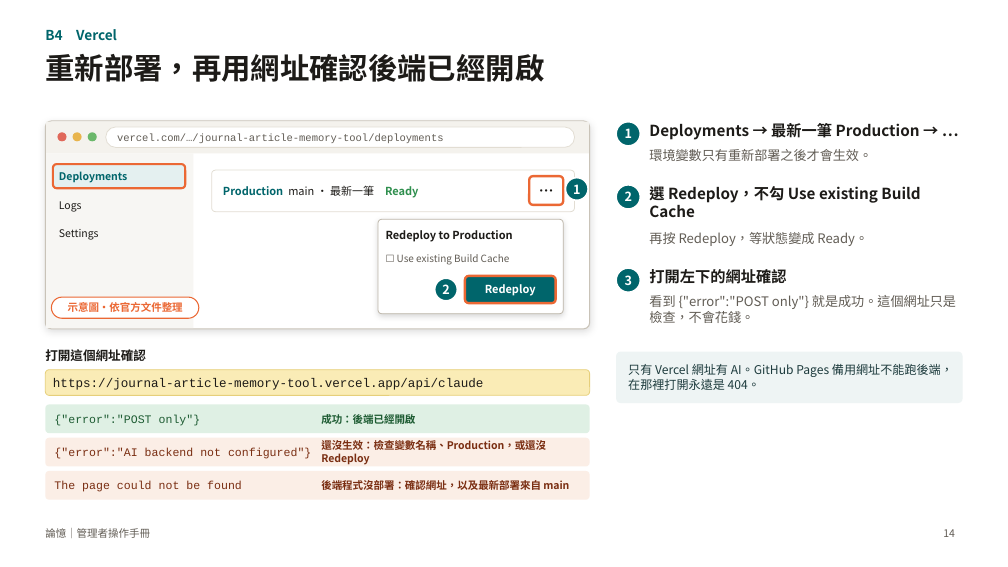
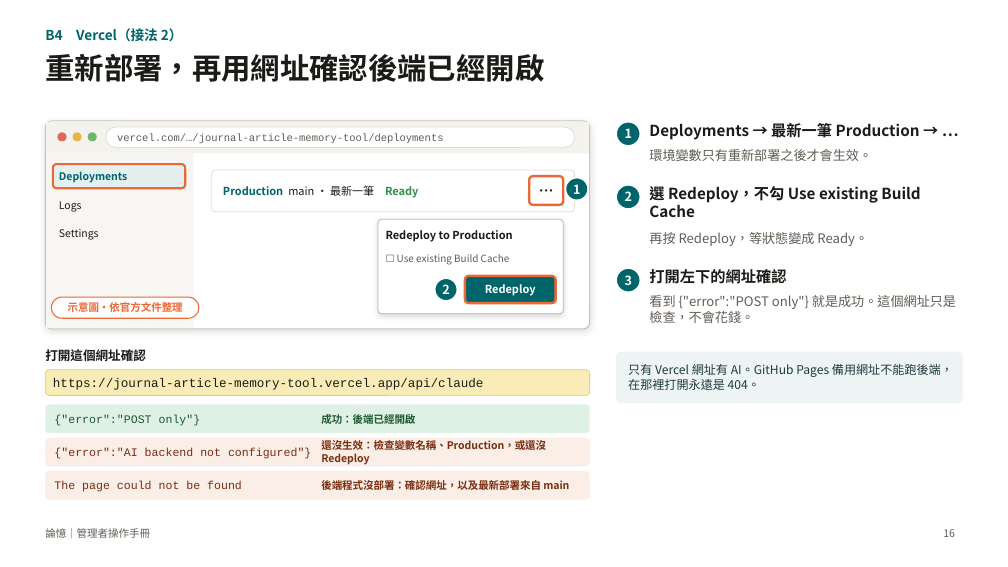
Before and after one commit to charleslin2003-prog/Journal-Article-Memory-Tool, a slide deck: slide 16 of docs/管理者操作手冊_論憶.pptx (slide 14 before the commit). Drawn at 1008x567 pixels with LibreOffice and Linux fonts; fonts in the diff are those of the drawing. Boxes give left, top, right and bottom in pixels: in the first picture for what was removed or moved away, otherwise in the second. Text is boxed around its words. In the diff, an @@ line names an element or a change of style, - is before the commit and + after.

```diff
--- a/docs/管理者操作手冊_論憶.pptx
+++ b/docs/管理者操作手冊_論憶.pptx
@@ text at (45, 28, 183, 42): text changed @@
-B4 Vercel
+B4 Vercel（接法 2）
@@ page number at (943, 529, 955, 537): text changed @@
-14
+16
```
Also in this commit, not shown: 11 other slides changed, 3 slides added, 1 slide removed, 3 other files.
